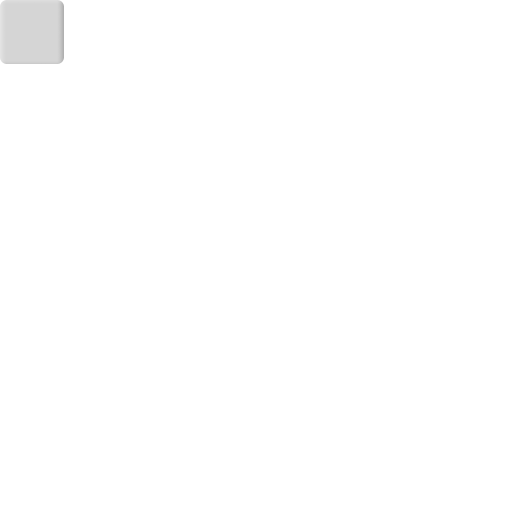
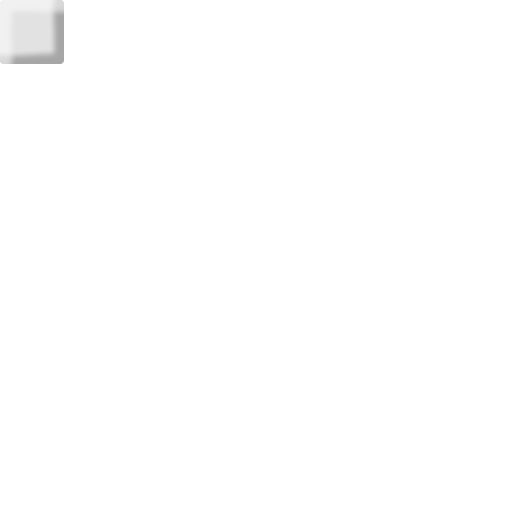
Revision of a layered 512px x 512px image; what changed, layer by layer:
painted on "Background" over [left=0, top=0, right=64, bottom=64]
